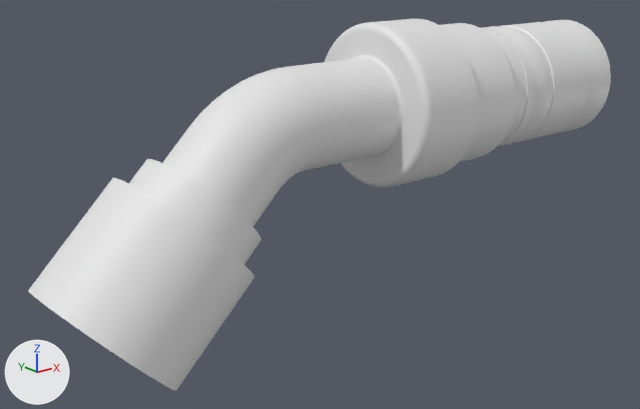
An edit to the glTF model public/models/Manually Modelled/AC-08-45-WF-DS.glb, drawn before and after from the same camera.
Camera for both pictures: a camera (50 mm lens) standing at (-0.1156, -0.0841, 0.0221) and looking at (-0.0468, 0.0018, -0.0123). The axes (+X, +Y, +Z) are drawn at lower left. The lights are the same throughout. The older version comes first. Where no turn or scale is listed for an object, it has been applied to the vertices. Vertices at exactly the same position are counted once.

The older version as bpy lines, for what is in view:
```python
me_crimp = bpy.data.meshes.new('Crimp')
me_crimp.from_pydata(...)  # 1596 vertices, 3088 faces; spans x -0.0191..0.0, y -0.0086..0.0086, z -0.0086..0.0086
me_pipe = bpy.data.meshes.new('Pipe')
me_pipe.from_pydata(...)  # 6964 vertices, 13616 faces; spans x -0.0856..0.0, y -0.0106..0.0106, z -0.0282..0.0106
ob_crimp = bpy.data.objects.new('Crimp', me_crimp)
ob_crimp.location = (0.0, 0.0, 0.0)
ob_pipe = bpy.data.objects.new('Pipe', me_pipe)
ob_pipe.location = (0.0, 0.0, 0.0)
```
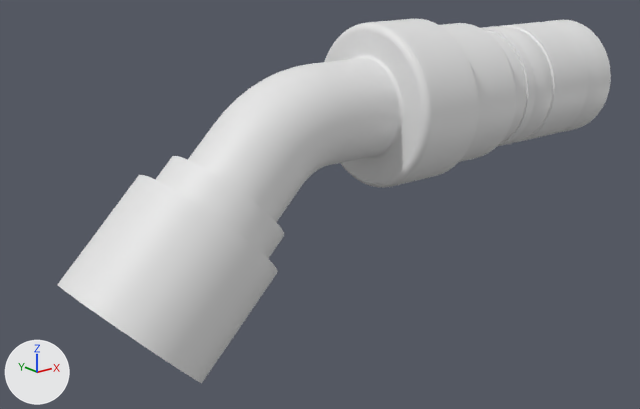
What differs and where, as boxes (x1, y1, x2, y2) in the pictures (640 x 409 px; the box of a moved part takes in the faces that stretch with it):
'Pipe', reshaped: before (28, 19, 527, 391); after (57, 19, 527, 383)
part 1 of me_pipe, moved or reshaped: before (28, 65, 325, 391); after (57, 65, 325, 383)

The edits, one by one:
me_pipe is used by ob_pipe; location (0.0, 0.0, 0.0).
me_pipe had 6964 vertices, 13616 faces and spanned x -0.0856..0.0, y -0.0106..0.0106, z -0.0282..0.0106.
me_pipe now has 6964 vertices, 13616 faces and spans x -0.0824..0.0, y -0.0106..0.0106, z -0.0283..0.0106.
me_pipe part 1: all 1480 vertices in x -0.0856..-0.0523, y -0.0097..0.0097, z -0.0282..0.0063 are multiplied about their middle by the matrix ((1.005, 0.0, 0.005), (0.0, 1.0, 0.0), (0.005, 0.0, 1.005)), then moved by (0.0033, 0.0, -0.0001).
